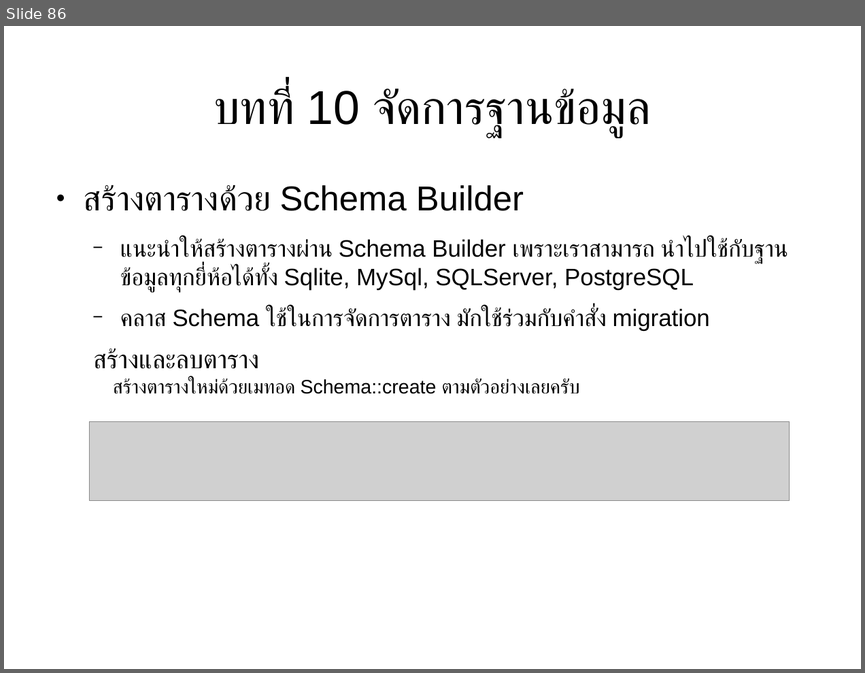
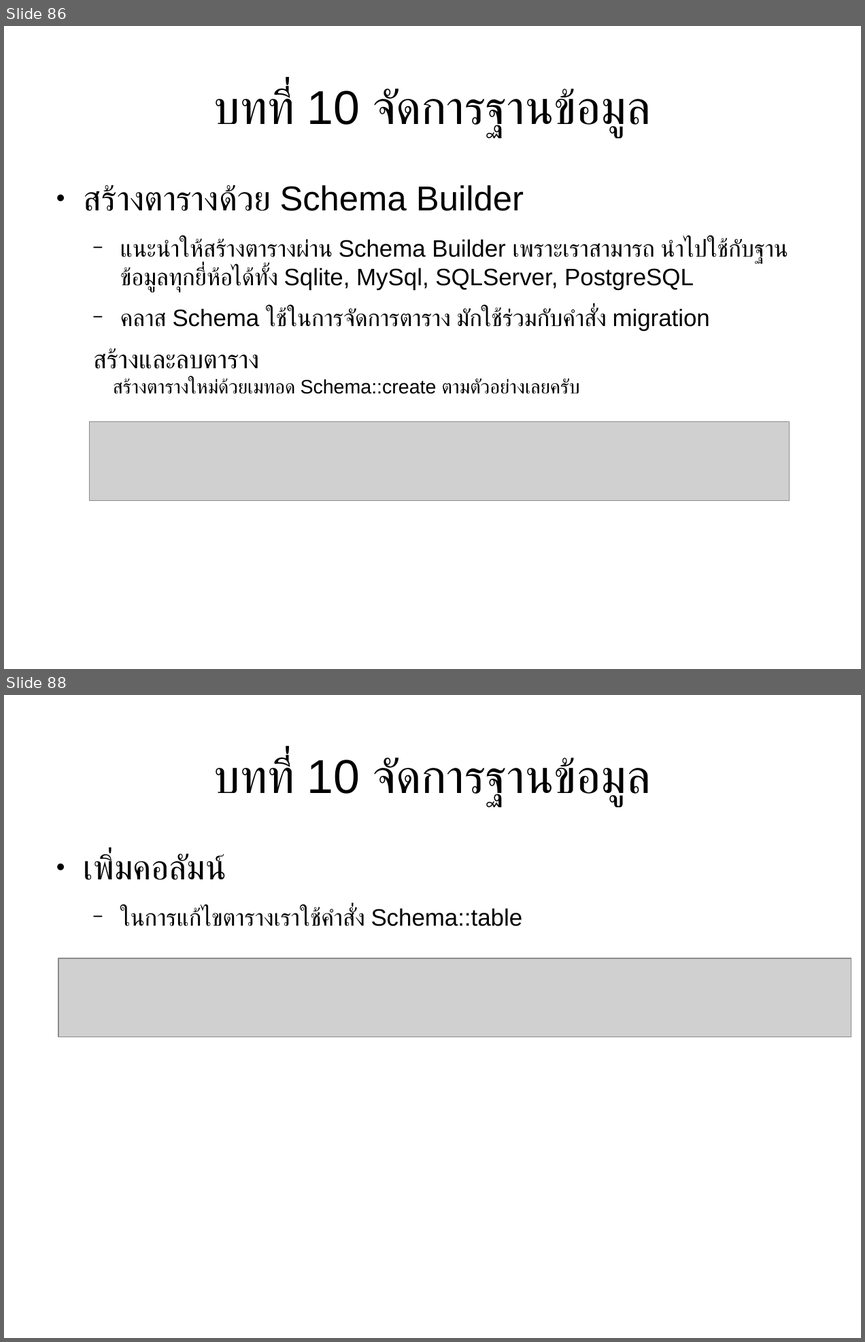
Before and after one commit to expstudio/Laravel-Course-Material, a slide deck: slide course.odp. Shown one above the other, each under a label of ours: slide 86 before the commit, slides 86 and 88 after it; the slides between them are not shown. The pictures are 865x673 and 865x1342 pixels, drawn with LibreOffice and Linux fonts; fonts in the diff are those of the drawing; grey boxes stand for pictures. Boxes give left, top, right and bottom in pixels: in the first picture for what was removed or moved away, otherwise in the second. Text is boxed around its words. In the diff, an @@ line names an element or a change of style, - is before the commit and + after.

```diff
--- a/slide course.odp
+++ b/slide course.odp
@@ slide 88 added at (4,695,861,1338), background #FFFFFF @@
@@ title added at (213,756,651,807), 44 pt, text #000000 @@
+บทที่ 10 จัดการฐานข้อมูล
@@ text added at (84,853,523,926), 22 pt, text #000000 @@
+● เพิ่มคอลัมน์
+  − ในการแก้ไขตารางเราใช้คำสั่ง Schema::table
@@ picture added at (58,959,851,1037) @@
```
Also in this commit, not shown: 4 other slides added, 1 slide removed, 1 other file.
